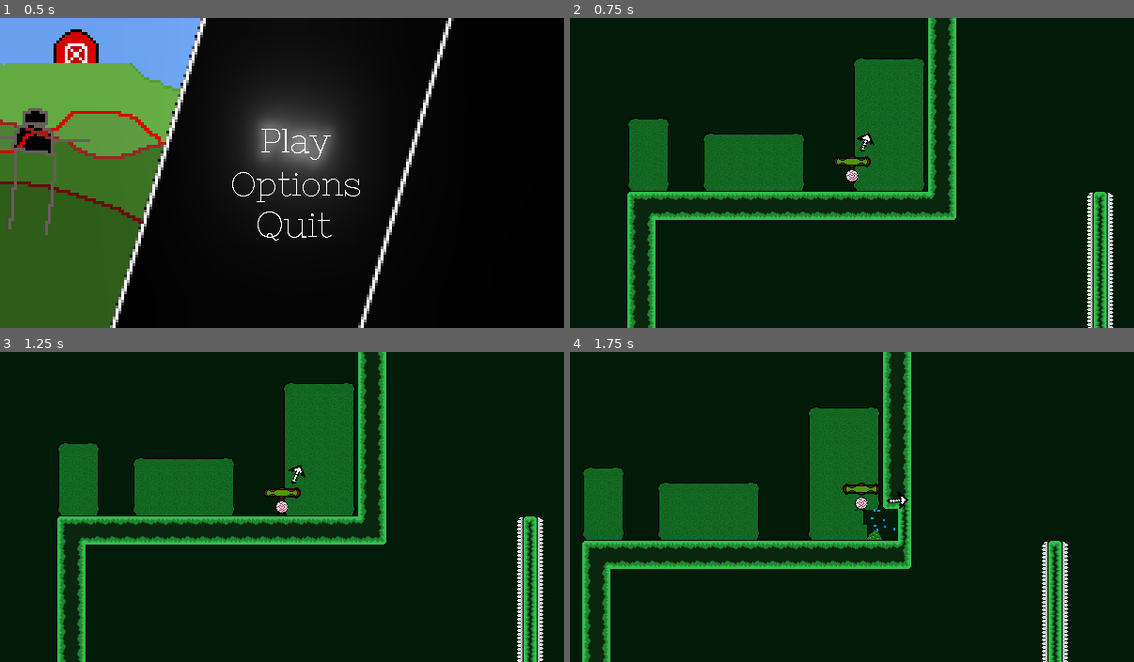
Above: before the commit, frames 1-4 (two rows, left to right).
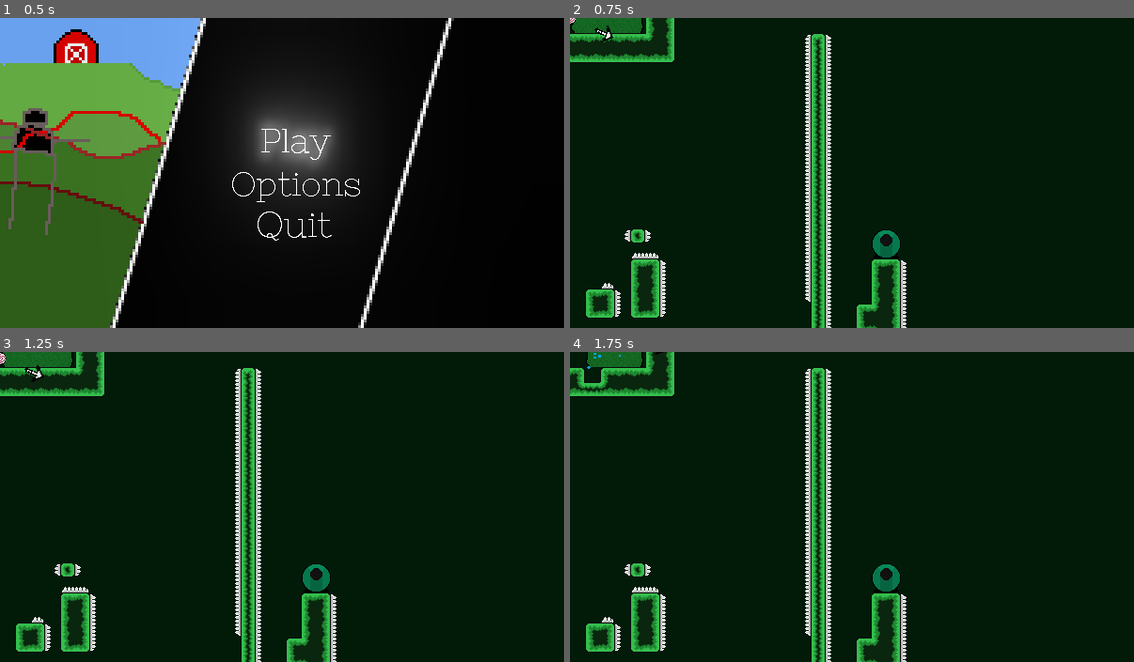
Above: after the commit, the same moments.

Repository: epimetheusgames/EyeSore
Game: Godot game, scene res://MainMenu.tscn
Two runs of this game, one before a commit and one after it. Both use one fixed random seed, a clock stepped at 60 frames per second and the inputs below.
Inputs (mouse positions are in pixels of both pictures, inside the frame that each line leads up to):
- Up to frame 1 (0.5 s): no input
- Up to frame 2 (0.75 s): click (863, 142) at 0.5 s
- Up to frame 3 (1.25 s): no input
- Up to frame 4 (1.75 s): tap Enter (ui_accept) at 1.25 s; move the mouse to (976, 491) at 1.27 s; hold D (movement_right) from 1.28 s (still down); click (976, 491) at 1.35 s; tap Space (movement_jump) at 1.52 s

Frame 1 is identical in both runs. In frame 2, 24% of the frame differs, in the area x 0-97%, y 0-100%; in frame 3, 24%; in frame 4, 22%.

Commit message:
commit my changes before merg

Diff:
--- a/OGPC_Project_Native_Directory/Levels/Level2.tscn
+++ b/OGPC_Project_Native_Directory/Levels/Level2.tscn
@@ -32,6 +32,9 @@
 [node name="Player_Body" parent="Save_Functionality" instance=ExtResource( 3 )]
 position = Vector2( -5, 4 )
 
+[node name="Camera2D" parent="Save_Functionality/Player_Body" index="2"]
+current = false
+
 [node name="Death_Vignette_Player" parent="Save_Functionality/Player_Body/Death_Anim_Transition" index="0"]
 anims/Not_Dead = SubResource( 108 )
 
